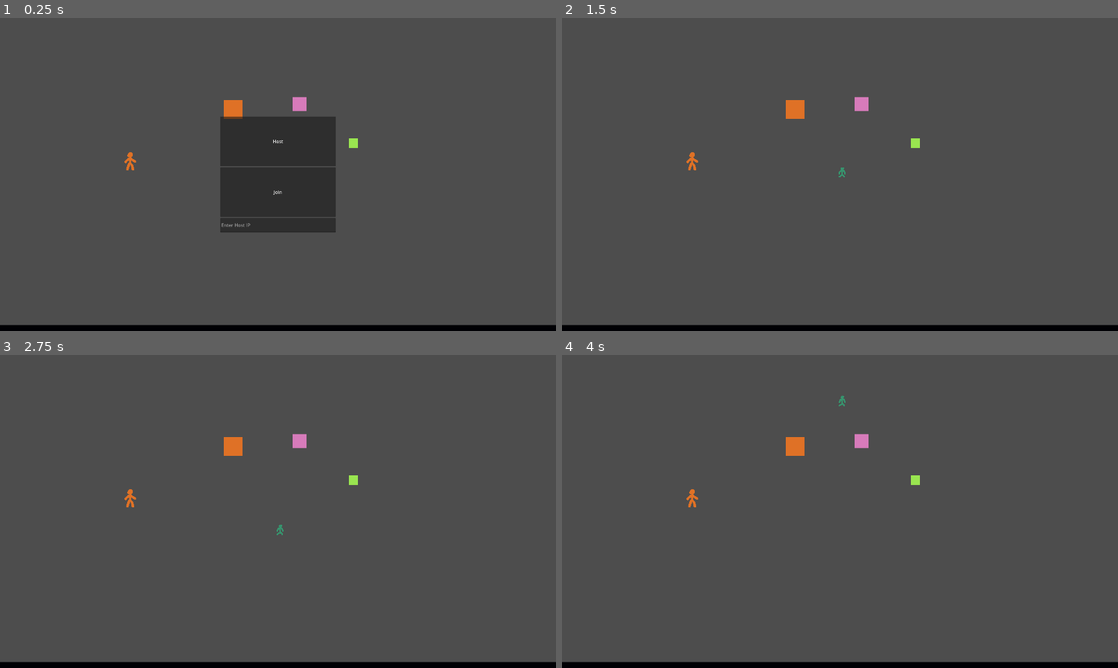
Above: before the commit, frames 1-4 (two rows, left to right).
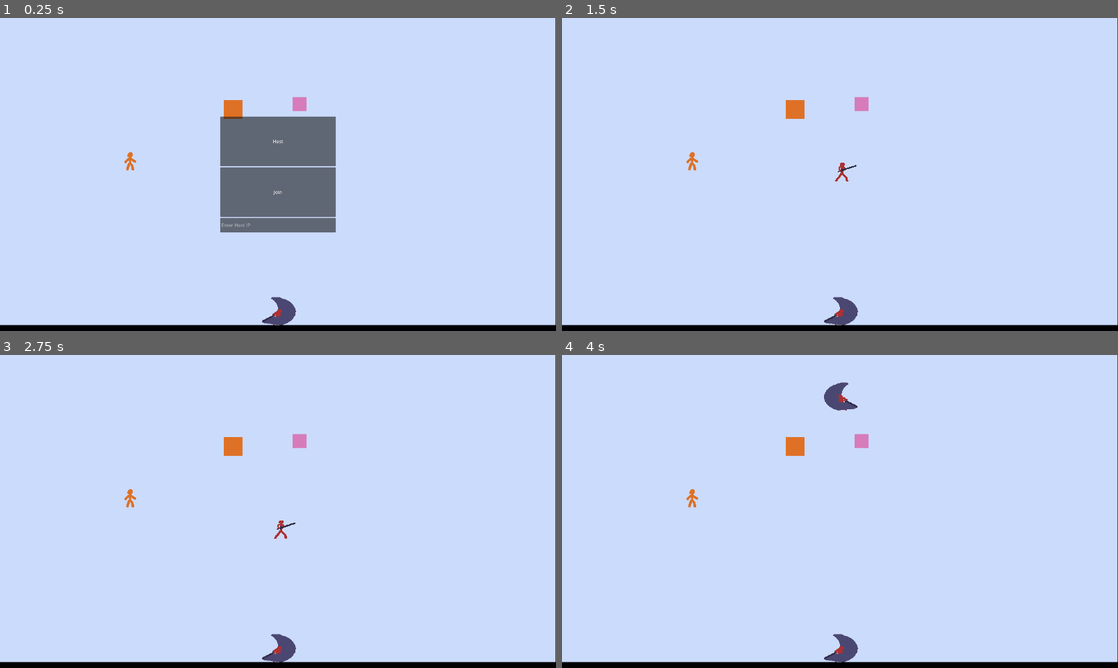
Above: after the commit, the same moments.

Repository: jake6724/swap_coop
Game: Godot game, scene res://scenes/Main.tscn
Two runs of this game, one before a commit and one after it. Both use one fixed random seed, a clock stepped at 60 frames per second and the inputs below.
Inputs (mouse positions are in pixels of both pictures, inside the frame that each line leads up to):
- Up to frame 1 (0.25 s): no input
- Up to frame 2 (1.5 s): click (840, 224) at 0.52 s; type "12" at 0.6 s; click "Host" at 1.25 s
- Up to frame 3 (2.75 s): hold Right (forward_attack_right, bound only after the commit) from 2.03 s (still down); tap Space (jump) at 2.1, 2.27, 2.57 s
- Up to frame 4 (4 s): tap Space (jump) at 2.85, 3.02, 3.32, 3.6 s; release Right (forward_attack_right, bound only after the commit) at 3.53 s; hold Left (forward_attack_left, bound only after the commit) from 3.53 s (still down)

The runs differ from the first frame. In frame 1, 98% of the frame differs, in the area x 0-100%, y 0-99%; in frame 2, 98%; in frame 3, 98%; in frame 4, 98%.

Commit message:
Add fighter actions

Diff:
--- a/project.godot
+++ b/project.godot
@@ -25,6 +25,7 @@
 window/size/viewport_width=1920
 window/size/viewport_height=1080
 window/size/mode=4
+window/size/initial_screen=1
 window/size/window_width_override=1920
 window/size/window_height_override=1080
 window/stretch/mode="canvas_items"
@@ -58,3 +59,18 @@
 "events": [Object(InputEventKey,"resource_local_to_scene":false,"resource_name":"","device":-1,"window_id":0,"alt_press …(191 unchanged characters)…
 ]
 }
+forward_attack_left={
+"deadzone": 0.2,
+"events": [Object(InputEventKey,"resource_local_to_scene":false,"resource_name":"","device":-1,"window_id":0,"alt_pressed":false,"shift_pressed":false,"ctrl_pressed":false,"meta_pressed":false,"pressed":false,"keycode":0,"physical_keycode":4194319,"key_label":0,"unicode":0,"location":0,"echo":false,"script":null)
+]
+}
+up_attack={
+"deadzone": 0.2,
+"events": [Object(InputEventKey,"resource_local_to_scene":false,"resource_name":"","device":-1,"window_id":0,"alt_pressed":false,"shift_pressed":false,"ctrl_pressed":false,"meta_pressed":false,"pressed":false,"keycode":0,"physical_keycode":4194320,"key_label":0,"unicode":0,"location":0,"echo":false,"script":null)
+]
+}
+forward_attack_right={
+"deadzone": 0.2,
+"events": [Object(InputEventKey,"resource_local_to_scene":false,"resource_name":"","device":-1,"window_id":0,"alt_pressed":false,"shift_pressed":false,"ctrl_pressed":false,"meta_pressed":false,"pressed":false,"keycode":0,"physical_keycode":4194321,"key_label":0,"unicode":0,"location":0,"echo":false,"script":null)
+]
+}
--- a/scenes/Fighter.tscn
+++ b/scenes/Fighter.tscn
@@ -1,10 +1,14 @@
-[gd_scene load_steps=12 format=3 uid="uid://b8idrlblbxcxq"]
+[gd_scene load_steps=18 format=3 uid="uid://b8idrlblbxcxq"]
 
 [ext_resource type="Script" uid="uid://dmf55hgpxdlbc" path="res://scripts/fighter/fighter.gd" id="1_w2163"]
 [ext_resource type="Script" uid="uid://4dcajp53mign" path="res://scripts/multiplayer_input.gd" id="2_un5nr"]
 [ext_resource type="Texture2D" uid="uid://c3obslq5h5j1t" path="res://assets/fighter/sprite_sheets/idle.png" id="3_w2163"]
 [ext_resource type="Script" uid="uid://ckihmionorwqi" path="res://scripts/state_machine.gd" id="4_w2163"]
-[ext_resource type="Script" uid="uid://co6bd1aaviqqh" path="res://scripts/fighter/movement/fighter_idle.gd" id="5_w2163"]
+[ext_resource type="Script" uid="uid://da4x71sv2limm" path="res://scripts/fighter/movement/fighter_inactive.gd" id="6_7p24r"]
+[ext_resource type="Script" uid="uid://c3hm8ur37mdko" path="res://scripts/fighter/action/fighter_forward_ground.gd" id="6_65vn2"]
+[ext_resource type="Texture2D" uid="uid://dm06ecpcaaqsc" path="res://assets/fighter/sprite_sheets/forward_ground.png" id="7_7p24r"]
+[ext_resource type="Script" uid="uid://dumolkq4jyldy" path="res://scripts/fighter/action/fighter_up_attack.gd" id="7_cu12w"]
+[ext_resource type="Texture2D" uid="uid://blvidgdhfdu27" path="res://assets/fighter/sprite_sheets/up_ground.png" id="8_p8ut5"]
 
 [sub_resource type="SceneReplicationConfig" id="SceneReplicationConfig_un5nr"]
 properties/0/path = NodePath(".:fighter_id")
@@ -16,9 +20,6 @@
 properties/2/path = NodePath(".:do_jump")
 properties/2/spawn = true
 properties/2/replication_mode = 1
-properties/3/path = NodePath("MovementStateMachine:current_state")
-properties/3/spawn = true
-properties/3/replication_mode = 1
 
 [sub_resource type="SceneReplicationConfig" id="SceneReplicationConfig_stky8"]
 properties/0/path = NodePath("InputSynchronizer:input_direction")
@@ -26,8 +27,8 @@
 properties/0/replication_mode = 1
 
 [sub_resource type="CapsuleShape2D" id="CapsuleShape2D_qf0i6"]
-radius = 32.0
-height = 64.0
+radius = 16.0
+height = 66.0
 
 [sub_resource type="Animation" id="Animation_65vn2"]
 length = 0.001
@@ -78,6 +79,59 @@
 "transitions": PackedFloat32Array(1),
 "update": 1,
 "values": [0]
+}
+
+[sub_resource type="Animation" id="Animation_7p24r"]
+resource_name = "forward_ground"
+length = 0.4
+step = 0.1
+tracks/0/type = "value"
+tracks/0/imported = false
+tracks/0/enabled = true
+tracks/0/path = NodePath("Sprite2D:texture")
+tracks/0/interp = 1
+tracks/0/loop_wrap = true
+tracks/0/keys = {
+"times": PackedFloat32Array(0),
+"transitions": PackedFloat32Array(1),
+"update": 1,
+"values": [ExtResource("7_7p24r")]
+}
+tracks/1/type = "value"
+tracks/1/imported = false
+tracks/1/enabled = true
+tracks/1/path = NodePath("Sprite2D:hframes")
+tracks/1/interp = 1
+tracks/1/loop_wrap = true
+tracks/1/keys = {
+"times": PackedFloat32Array(0),
+"transitions": PackedFloat32Array(1),
+"update": 1,
+"values": [4]
+}
+tracks/2/type = "value"
+tracks/2/imported = false
+tracks/2/enabled = true
+tracks/2/path = NodePath("Sprite2D:vframes")
+tracks/2/interp = 1
+tracks/2/loop_wrap = true
+tracks/2/keys = {
+"times": PackedFloat32Array(0),
+"transitions": PackedFloat32Array(1),
+"update": 1,
+"values": [1]
+}
+tracks/3/type = "value"
+tracks/3/imported = false
+tracks/3/enabled = true
+tracks/3/path = NodePath("Sprite2D:frame")
+tracks/3/interp = 1
+tracks/3/loop_wrap = true
+tracks/3/keys = {
+"times": PackedFloat32Array(0, 0.1, 0.2, 0.3),
+"transitions": PackedFloat32Array(1, 1, 1, 1),
+"update": 1,
+"values": [0, 0, 1, 2]
 }
 
 [sub_resource type="Animation" id="Animation_w2163"]
@@ -133,10 +187,65 @@
 "values": [0, 1]
 }
 
+[sub_resource type="Animation" id="Animation_p8ut5"]
+resource_name = "up_ground"
+length = 0.4
+step = 0.1
+tracks/0/type = "value"
+tracks/0/imported = false
+tracks/0/enabled = true
+tracks/0/path = NodePath("Sprite2D:texture")
+tracks/0/interp = 1
+tracks/0/loop_wrap = true
+tracks/0/keys = {
+"times": PackedFloat32Array(0),
+"transitions": PackedFloat32Array(1),
+"update": 1,
+"values": [ExtResource("8_p8ut5")]
+}
+tracks/1/type = "value"
+tracks/1/imported = false
+tracks/1/enabled = true
+tracks/1/path = NodePath("Sprite2D:hframes")
+tracks/1/interp = 1
+tracks/1/loop_wrap = true
+tracks/1/keys = {
+"times": PackedFloat32Array(0),
+"transitions": PackedFloat32Array(1),
+"update": 1,
+"values": [3]
+}
+tracks/2/type = "value"
+tracks/2/imported = false
+tracks/2/enabled = true
+tracks/2/path = NodePath("Sprite2D:vframes")
+tracks/2/interp = 1
+tracks/2/loop_wrap = true
+tracks/2/keys = {
+"times": PackedFloat32Array(0),
+"transitions": PackedFloat32Array(1),
+"update": 1,
+"values": [1]
+}
+tracks/3/type = "value"
+tracks/3/imported = false
+tracks/3/enabled = true
+tracks/3/path = NodePath("Sprite2D:frame")
+tracks/3/interp = 1
+tracks/3/loop_wrap = true
+tracks/3/keys = {
+"times": PackedFloat32Array(0, 0.2, 0.3),
+"transitions": PackedFloat32Array(1, 1, 1),
+"update": 1,
+"values": [0, 1, 2]
+}
+
 [sub_resource type="AnimationLibrary" id="AnimationLibrary_65vn2"]
 _data = {
 &"RESET": SubResource("Animation_65vn2"),
-&"idle": SubResource("Animation_w2163")
+&"forward_ground": SubResource("Animation_7p24r"),
+&"idle": SubResource("Animation_w2163"),
+&"up_ground": SubResource("Animation_p8ut5")
 }
 
 [node name="Fighter" type="CharacterBody2D"]
@@ -158,15 +267,22 @@
 [node name="CollisionShape2D" type="CollisionShape2D" parent="."]
 shape = SubResource("CapsuleShape2D_qf0i6")
 
-[node name="MovementStateMachine" type="Node" parent="." node_paths=PackedStringArray("player", "initial_state")]
+[node name="ActionStateMachine" type="Node" parent="." node_paths=PackedStringArray("player", "initial_state")]
 script = ExtResource("4_w2163")
 player = NodePath("..")
-initial_state = NodePath("FighterIdle")
+initial_state = NodePath("FighterInactive")
 metadata/_custom_type_script = "uid://ckihmionorwqi"
 
-[node name="FighterIdle" type="Node" parent="MovementStateMachine"]
-script = ExtResource("5_w2163")
-metadata/_custom_type_script = "uid://co6bd1aaviqqh"
+[node name="FighterInactive" type="Node" parent="ActionStateMachine"]
+script = ExtResource("6_7p24r")
+
+[node name="FighterForwardGround" type="Node" parent="ActionStateMachine"]
+script = ExtResource("6_65vn2")
+metadata/_custom_type_script = "uid://c3hm8ur37mdko"
+
+[node name="FighterUpAttack" type="Node" parent="ActionStateMachine"]
+script = ExtResource("7_cu12w")
+metadata/_custom_type_script = "uid://dumolkq4jyldy"
 
 [node name="AnimationPlayer" type="AnimationPlayer" parent="."]
 libraries = {
--- a/scenes/Main.tscn
+++ b/scenes/Main.tscn
@@ -4,7 +4,7 @@
 [ext_resource type="PackedScene" uid="uid://b6onryltdkc5y" path="res://scenes/MultiplayerMenu.tscn" id="1_rvslj"]
 [ext_resource type="Script" uid="uid://yjw1ci4sxu5q" path="res://scripts/game_manager.gd" id="2_0bbpv"]
 [ext_resource type="PackedScene" uid="uid://wtsdb3i2c476" path="res://scenes/Arena.tscn" id="3_0bbpv"]
-[ext_resource type="Texture2D" uid="uid://c2n6h4yjbs42n" path="res://assets/background.png" id="4_q8u5g"]
+[ext_resource type="Texture2D" uid="uid://dtrfe4gr4wnbs" path="res://scenes/Placeholders/blank_background.png" id="3_q8u5g"]
 [ext_resource type="PackedScene" uid="uid://deaiqm1uvalkc" path="res://scenes/Placeholders/Placeholder64.tscn" id="5_vcsgt"]
 [ext_resource type="PackedScene" uid="uid://btton1uy0saaw" path="res://scenes/Placeholders/Placeholder.tscn" id="6_jlsqs"]
 [ext_resource type="PackedScene" uid="uid://tdmislgjkg3n" path="res://scenes/Placeholders/Placeholder2.tscn" id="7_q8u5g"]
@@ -19,7 +19,6 @@
 metadata/_custom_type_script = "uid://yjw1ci4sxu5q"
 
 [node name="TextureRect" type="TextureRect" parent="."]
-visible = false
 z_index = -999
 z_as_relative = false
 offset_left = -2.0
@@ -27,7 +26,7 @@
 offset_right = 1918.0
 offset_bottom = 1078.0
 mouse_filter = 2
-texture = ExtResource("4_q8u5g")
+texture = ExtResource("3_q8u5g")
 
 [node name="CanvasLayer" type="CanvasLayer" parent="."]
 
@@ -51,7 +50,7 @@
 position = Vector2(1035, 297)
 
 [node name="Placeholder2" parent="." instance=ExtResource("7_q8u5g")]
-position = Vector2(1220, 432)
+position = Vector2(958, 1027)
 
 [node name="Placeholder" parent="." instance=ExtResource("6_jlsqs")]
 position = Vector2(805, 316)
--- a/scenes/Placeholders/Placeholder2.tscn
+++ b/scenes/Placeholders/Placeholder2.tscn
@@ -1,6 +1,7 @@
 [gd_scene load_steps=2 format=3 uid="uid://tdmislgjkg3n"]
 
-[ext_resource type="Texture2D" uid="uid://b4bwjd8sa83iq" path="res://assets/placeholders/place_holder_2.png" id="1_joo60"]
+[ext_resource type="Texture2D" uid="uid://dd4h8fo1t4m4i" path="res://scenes/Placeholders/test.png" id="1_exgmp"]
 
 [node name="Placeholder2" type="Sprite2D"]
-texture = ExtResource("1_joo60")
+texture_filter = 1
+texture = ExtResource("1_exgmp")
--- /dev/null
+++ b/scripts/fighter/action/fighter_forward_ground.gd
@@ -0,0 +1,14 @@
+class_name FighterForwardGround
+extends State
+
+func init_state():
+	animation_1 = "forward_ground"
+
+func enter_state():
+	player.forward_attack = false
+
+func physics_process_state(_delta):
+	player.ap.play(animation_1)
+
+func on_animation_finished(_anim_name):
+	transition_state.emit(self, "fighterinactive")
--- /dev/null
+++ b/scripts/fighter/action/fighter_up_attack.gd
@@ -0,0 +1,14 @@
+class_name FighterUpAttack
+extends State
+
+func init_state():
+	animation_1 = "up_ground"
+
+func enter_state():
+	player.up_attack = false
+
+func physics_process_state(_delta):
+	player.ap.play(animation_1)
+
+func on_animation_finished(_anim_name):
+	transition_state.emit(self, "fighterinactive")
--- a/scripts/fighter/fighter.gd
+++ b/scripts/fighter/fighter.gd
@@ -3,6 +3,7 @@
 
 # Child nodes
 @onready var ap: AnimationPlayer = $AnimationPlayer
+@onready var sprite: Sprite2D = $Sprite2D
 
 @export var fighter_id :=1:
 	set(id):
@@ -17,6 +18,10 @@
 var speed: float = 200.0
 var jump_velocity: float = 500.0
 
+# combat
+var forward_attack = false
+var up_attack = false
+
 # Uses the ready function in parent 'player' for now...
 
 func apply_movement_from_input(delta):
@@ -28,8 +33,10 @@
 	direction = %InputSynchronizer.input_direction
 	# direction = Input.get_axis("move_left", "move_right")
 	if direction > 0.0:
+		sprite.flip_h = false
 		velocity.x = speed
 	elif direction < 0.0:
+		sprite.flip_h = true
 		velocity.x = -speed
 	else:
 		velocity.x = move_toward(velocity.x, 0, speed)
--- a/scripts/fighter/movement/fighter_idle.gd
+++ /dev/null
@@ -1,8 +0,0 @@
-class_name FighterIdle
-extends State
-
-func init_state():
-	animation_1 = "idle"
-
-func physics_process_state(_delta):
-	player.ap.play(animation_1)
--- /dev/null
+++ b/scripts/fighter/movement/fighter_inactive.gd
@@ -0,0 +1,15 @@
+class_name FighterInactive
+extends State
+
+func init_state():
+	animation_1 = "idle"
+
+func physics_process_state(_delta):
+	player.ap.play(animation_1)
+
+	# These could maybe be called with signals?
+	if player.forward_attack:
+		transition_state.emit(self, "fighterforwardground")
+
+	if player.up_attack:
+		transition_state.emit(self, "fighterupattack")
--- a/scripts/multiplayer_input.gd
+++ b/scripts/multiplayer_input.gd
@@ -19,8 +19,30 @@
 	if Input.is_action_just_pressed("jump"):
 		jump.rpc() # Changes made by host will be sent to clients as well
 
+	if Input.is_action_just_pressed("forward_attack_left"):
+		forward_attack.rpc()
+		input_direction = -1
+
+	if Input.is_action_just_pressed("forward_attack_right"):
+		forward_attack.rpc()
+		input_direction = 1
+
+	if Input.is_action_just_pressed("up_attack"):
+		up_attack.rpc()
+
 ## This will call on host and client; we only want the host to make updates
 @rpc("call_local")
 func jump():
 	if multiplayer.is_server():
 		player.do_jump = true
+
+# It might be tricky, but the is the only way I know to handle passing input to the state machine for now
+@rpc("call_local")
+func forward_attack():
+	if multiplayer.is_server():
+		player.forward_attack = true
+
+@rpc("call_local")
+func up_attack():
+	if multiplayer.is_server():
+		player.up_attack = true
--- a/scripts/state.gd
+++ b/scripts/state.gd
@@ -6,6 +6,11 @@
 var animation_2: String
 var animation_3: String
 signal transition_state
+
+## Called only from parent `state` class. Used for initialization that occurs in EVERY state. State specific init should
+## go in `init_state`.
+func init_state_universal():
+	player.ap.animation_finished.connect(on_animation_finished)
 
 func init_state():
 	pass
@@ -21,3 +26,6 @@
 
 func exit_state():
 	pass
+
+func on_animation_finished(_anim_name):
+	pass
--- a/scripts/state_machine.gd
+++ b/scripts/state_machine.gd
@@ -6,7 +6,6 @@
 @export var player: Player
 @export var initial_state: State
 var current_state: State
-var current_state_name: String
 var states: Dictionary[String, State] = {}
 
 # TODO: This needs to work on client; animations not replicating
@@ -18,8 +17,10 @@
 	# Initialize and store all child states
 	var children: Array = get_children()
 	for s in children:
+		print(s.name.to_lower())
 		states[s.name.to_lower()] = s
 		s.player = player
+		s.init_state_universal()
 		s.init_state()
 		s.transition_state.connect(transition)
 
@@ -31,9 +32,9 @@
 	else:
 		push_error("initial_state not set; assign in the editor.")
 
+@rpc("call_remote")
 func sync_state(state_name: String):
-	current_state_name = state_name
-	current_state = states[current_state_name]
+	current_state = states[state_name]
 
 func _process(_delta):
 	if current_state:
Binary file added: assets/fighter/sprite_sheets/forward_ground.png
Not shown, added: assets/fighter/sprite_sheets/forward_ground.png.import
Binary file changed: assets/fighter/sprite_sheets/idle.png
Binary file added: assets/fighter/sprite_sheets/up_ground.png
Not shown, added: assets/fighter/sprite_sheets/up_ground.png.import
Binary file added: scenes/Placeholders/blank_background.png
Not shown, added: scenes/Placeholders/blank_background.png.import
Binary file added: scenes/Placeholders/test.png
Not shown, added: scenes/Placeholders/test.png.import
Not shown, added: scripts/fighter/action/fighter_forward_ground.gd.uid
Not shown, added: scripts/fighter/action/fighter_up_attack.gd.uid
Not shown, added: scripts/fighter/action/up_ground.png.import
(and 1 more such lines)
